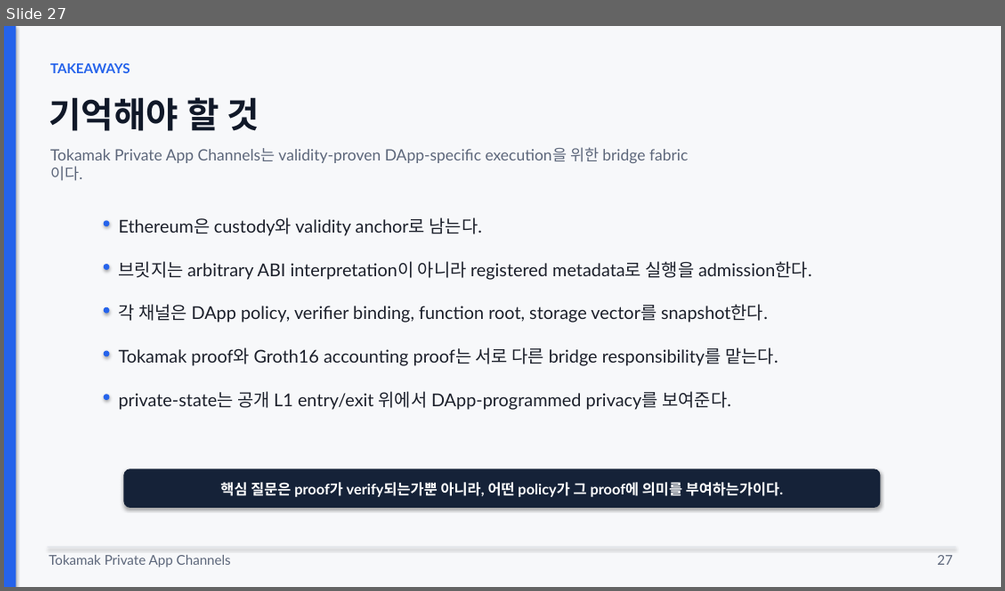
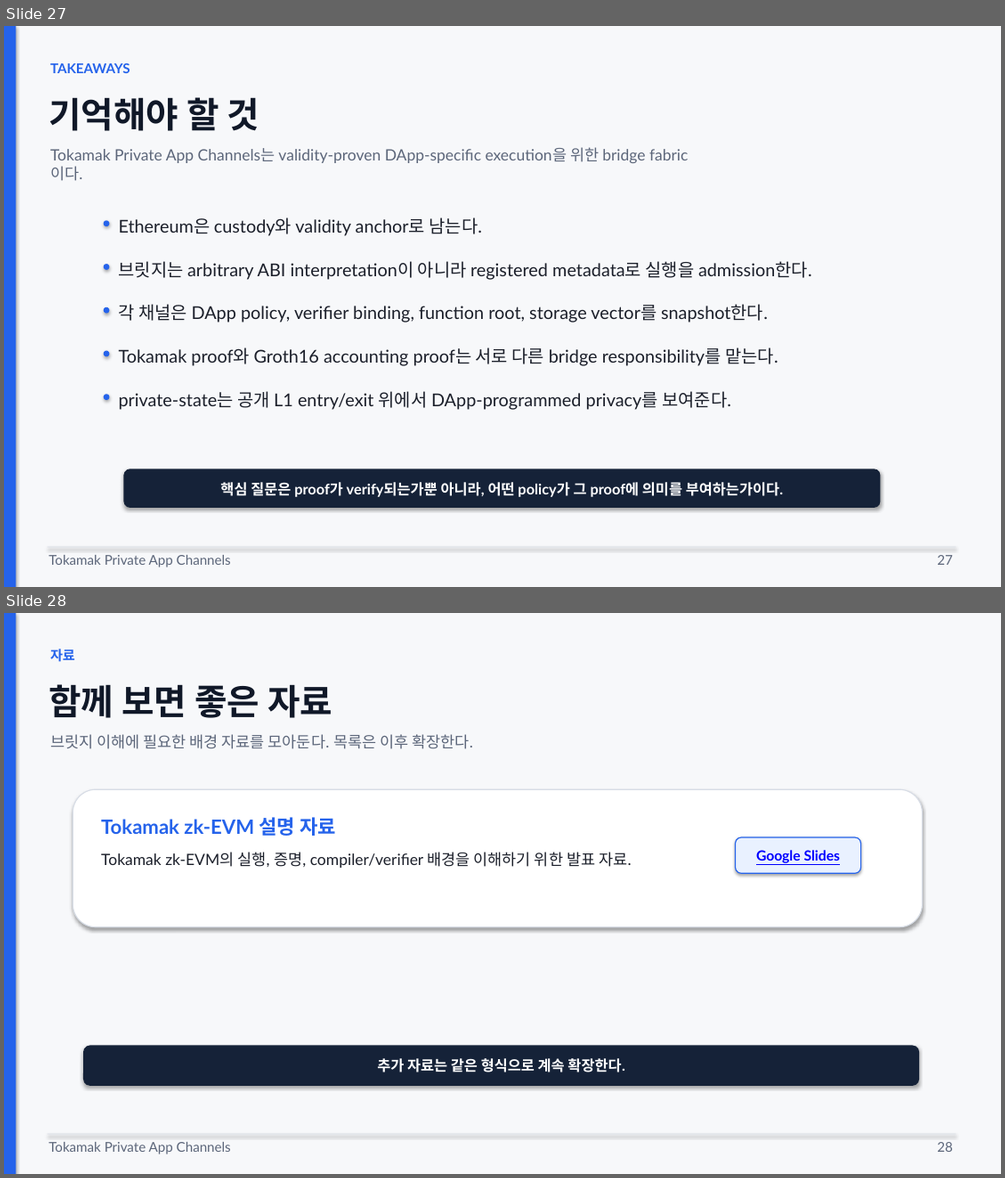
Before and after one commit to tokamak-network/Tokamak-zk-EVM-contracts, a slide deck: bridge/docs/dev/spec.pptx. Shown one above the other, each under a label of ours: slide 27 before the commit, slides 27 and 28 after it. The pictures are 1005x591 and 1005x1178 pixels, drawn with LibreOffice and Linux fonts; fonts in the diff are those of the drawing. Boxes give left, top, right and bottom in pixels: in the first picture for what was removed or moved away, otherwise in the second. Text is boxed around its words. In the diff, an @@ line names an element or a change of style, - is before the commit and + after.

Commit message:
Add related resources slide

```diff
--- a/bridge/docs/dev/spec.pptx
+++ b/bridge/docs/dev/spec.pptx
@@ slide 28 added at box(4, 613, 1001, 1174), background #F7F8FA @@
@@ rectangle added at box(4, 613, 16, 1174), fill #2563EB @@
@@ text added at box(50, 649, 75, 662), 13 pt, text #2563EB, bold @@
+자료
@@ text added at box(48, 684, 332, 718), 34 pt, text #101828, bold @@
+함께 보면 좋은 자료
@@ text added at box(50, 734, 473, 749), 15 pt, text #5C667A @@
+브릿지 이해에 필요한 배경 자료를 모아둔다. 목록은 이후 확장한다.
@@ rounded rectangle added at box(73, 789, 922, 927), fill #FFFFFF, outline #D8DDE6 1 pt @@
@@ text added at box(101, 817, 336, 835), 19 pt, text #2563EB, bold @@
+Tokamak zk-EVM 설명 자료
@@ text added at box(101, 852, 631, 868), 15 pt, text #1B1F2A @@
+Tokamak zk-EVM의 실행, 증명, compiler/verifier 배경을 이해하기 위한 발표 자료.
@@ rounded rectangle added at box(736, 837, 861, 873), fill #E9F1FF, outline #2563EB 1 pt @@
@@ text added at box(756, 850, 841, 863), 13.5 pt, text #0000FF, bold, underline @@
+Google Slides
@@ rounded rectangle added at box(83, 1046, 919, 1086), fill #152238 @@
@@ text added at box(377, 1058, 624, 1072), 14 pt, text #FFFFFF, bold @@
+추가 자료는 같은 형식으로 계속 확장한다.
@@ rectangle added at box(48, 1134, 956, 1135), fill #D8DDE6 @@
@@ text added at box(48, 1142, 231, 1154), 13 pt, text #5C667A @@
+Tokamak Private App Channels
@@ text added at box(937, 1142, 953, 1151), 13 pt, text #5C667A @@
+28
```
